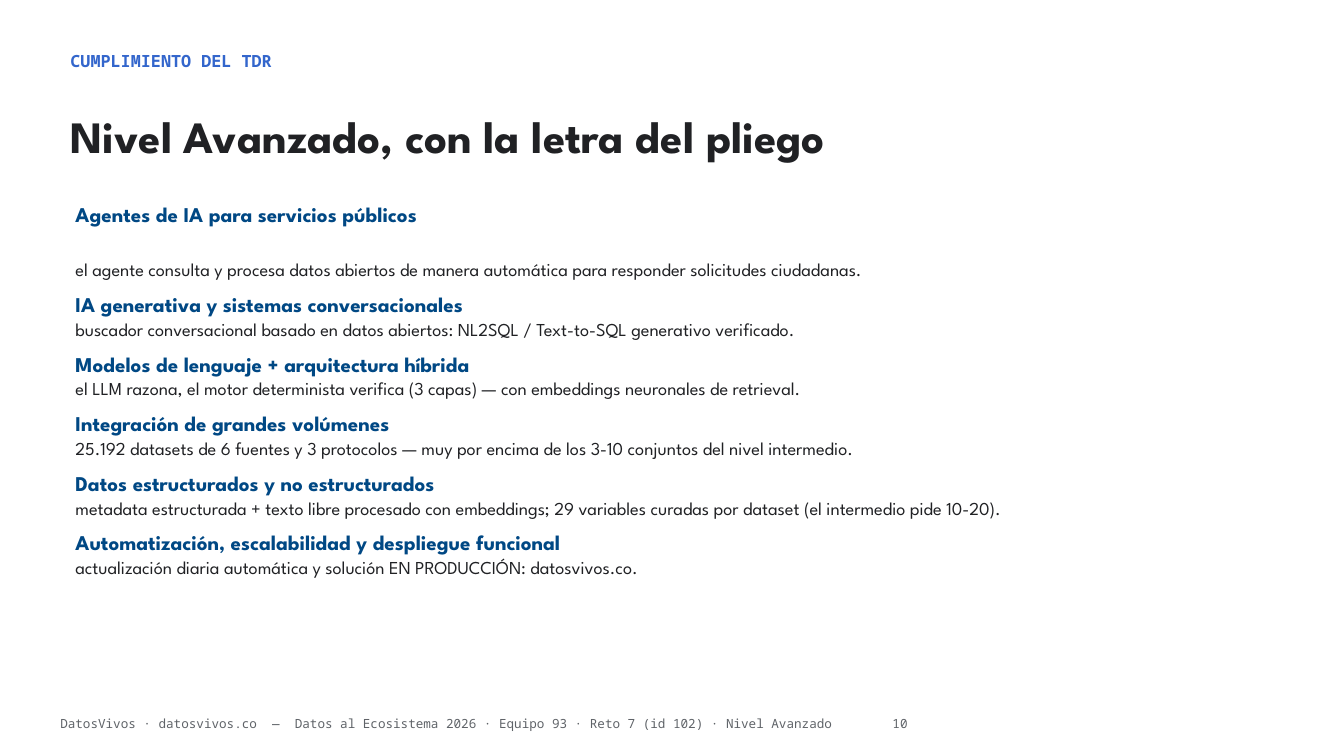
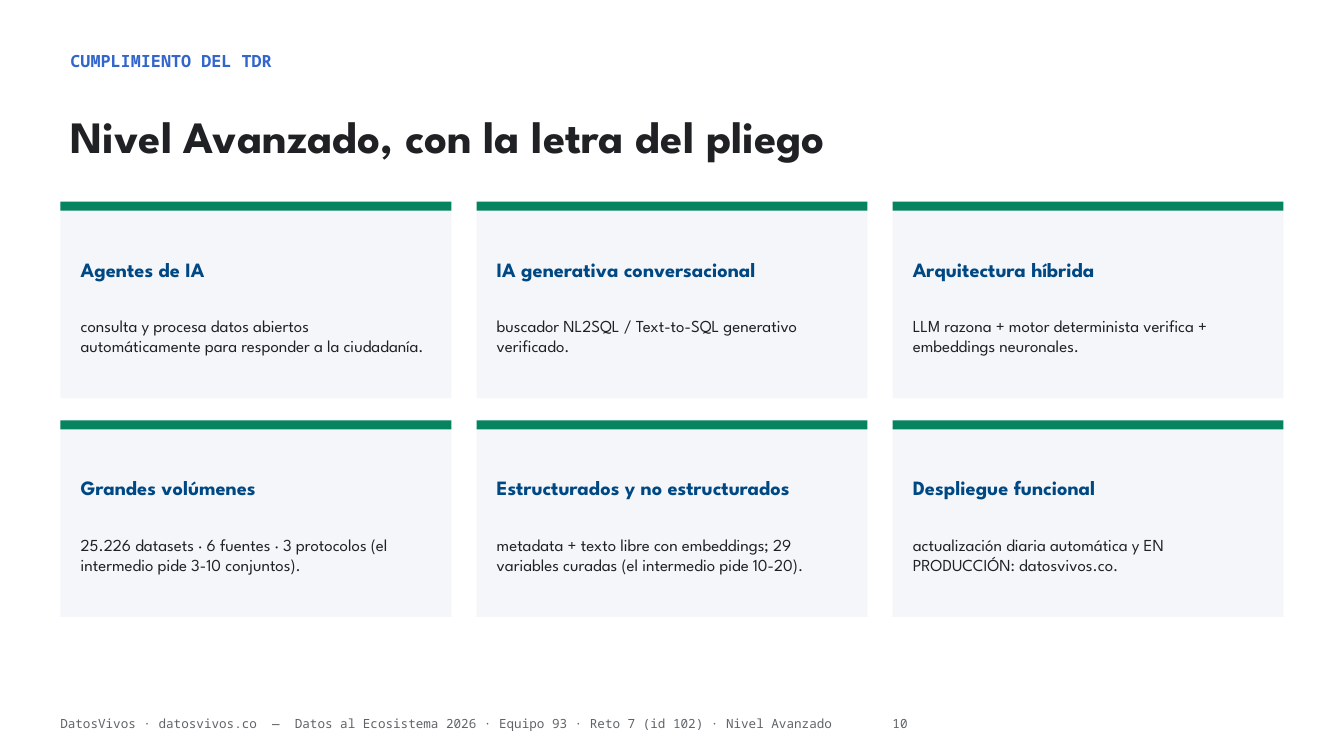
Before and after one commit to jsricop/DatosVivos, a slide deck: slide 10 of recursos/presentacion.pptx. Drawn at 1344x756 pixels with LibreOffice and Linux fonts; fonts in the diff are those of the drawing. Boxes give left, top, right and bottom in pixels: in the first picture for what was removed or moved away, otherwise in the second. Text is boxed around its words. In the diff, an @@ line names an element or a change of style, - is before the commit and + after.

```diff
--- a/recursos/presentacion.pptx
+++ b/recursos/presentacion.pptx
@@ rectangle added at [60, 202, 452, 398], fill #F4F6F9, 12 pt, text #202124 @@
+Agentes de IA
+consulta y procesa datos abiertos automáticamente para responder a la ciudadanía.
@@ rectangle added at [60, 202, 452, 211], fill #068460 @@
@@ text removed at [75, 207, 1001, 578] @@
-Agentes de IA para servicios públicos
-el agente consulta y procesa datos abiertos de manera automática para responder solicitudes ciudadanas.
-IA generativa y sistemas conversacionales
-buscador conversacional basado en datos abiertos: NL2SQL / Text-to-SQL generativo verificado.
-Modelos de lenguaje + arquitectura híbrida
-el LLM razona, el motor determinista verifica (3 capas) — con embeddings neuronales de retrieval.
-Integración de grandes volúmenes
-25.192 datasets de 6 fuentes y 3 protocolos — muy por encima de los 3-10 conjuntos del nivel intermedio.
-Datos estructurados y no estructurados
-metadata estructurada + texto libre procesado con embeddings; 29 variables curadas por dataset (el intermedio pide 10-20).
-Automatización, escalabilidad y despliegue funcional
-actualización diaria automática y solución EN PRODUCCIÓN: datosvivos.co.
@@ rectangle added at [477, 202, 868, 398], fill #F4F6F9, 12 pt, text #202124 @@
+IA generativa conversacional
+buscador NL2SQL / Text-to-SQL generativo verificado.
@@ rectangle added at [477, 202, 868, 211], fill #068460 @@
@@ rectangle added at [893, 202, 1285, 398], fill #F4F6F9, 12 pt, text #202124 @@
+Arquitectura híbrida
+LLM razona + motor determinista verifica + embeddings neuronales.
@@ rectangle added at [893, 202, 1285, 211], fill #068460 @@
@@ rectangle added at [60, 420, 452, 617], fill #F4F6F9, 12 pt, text #202124 @@
+Grandes volúmenes
+25.226 datasets · 6 fuentes · 3 protocolos (el intermedio pide 3-10 conjuntos).
@@ rectangle added at [60, 420, 452, 430], fill #068460 @@
@@ rectangle added at [477, 420, 868, 617], fill #F4F6F9, 12 pt, text #202124 @@
+Estructurados y no estructurados
+metadata + texto libre con embeddings; 29 variables curadas (el intermedio pide 10-20).
@@ rectangle added at [477, 420, 868, 430], fill #068460 @@
@@ rectangle added at [893, 420, 1285, 617], fill #F4F6F9, 12 pt, text #202124 @@
+Despliegue funcional
+actualización diaria automática y EN PRODUCCIÓN: datosvivos.co.
@@ rectangle added at [893, 420, 1285, 430], fill #068460 @@
```
Also in this commit, not shown: 16 other slides changed, 1 slide added, 2 slides removed, 3 other files.
